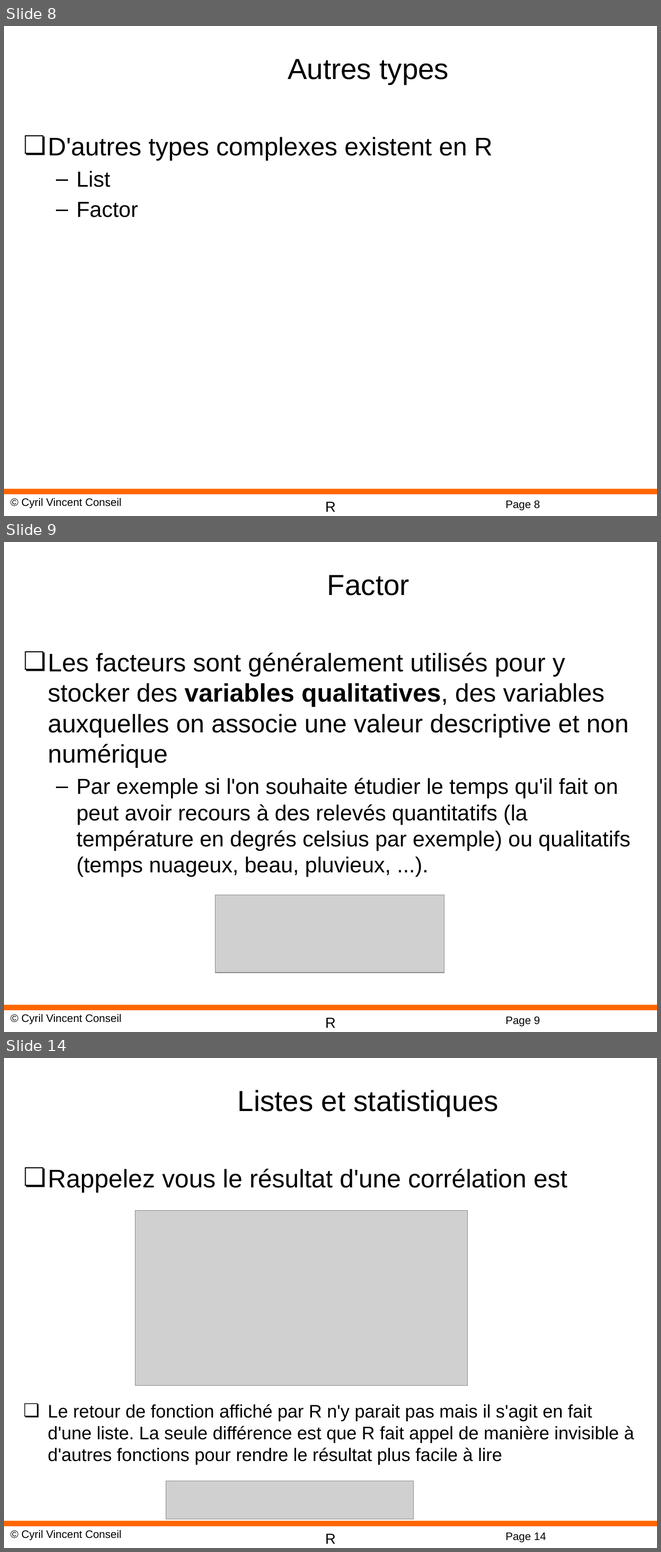
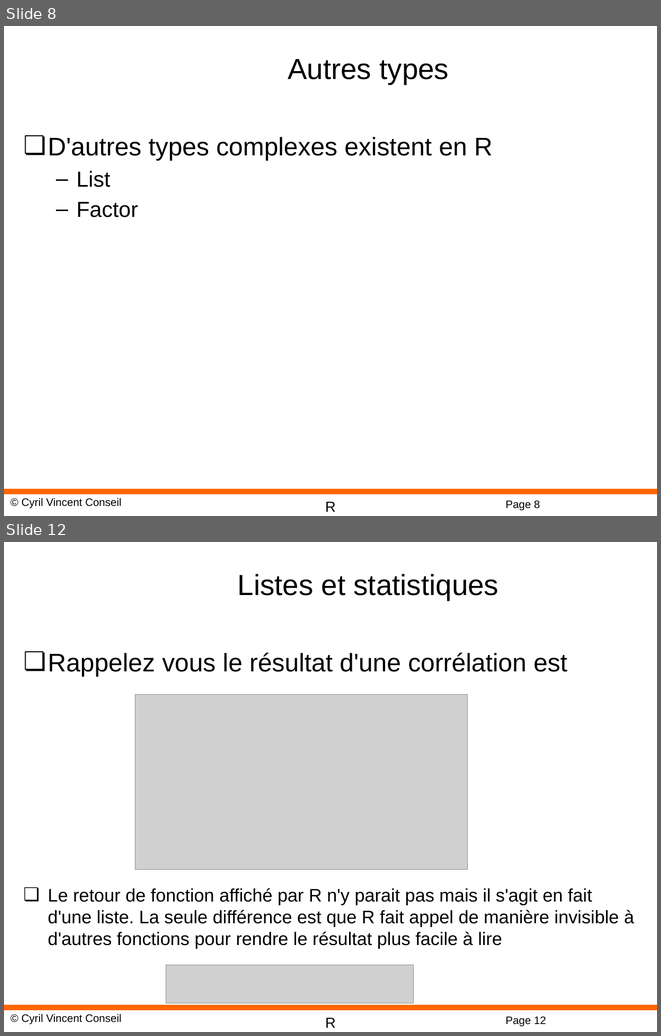
Before and after one commit to cyrilvincent/R, a slide deck: ppt/R-10-Dataframe.pptx. Shown one above the other, each under a label of ours: slides 8, 9 and 14 before the commit, slides 8 and 12 after it; the slides between them are not shown. The pictures are 661x1552 and 661x1036 pixels, drawn with LibreOffice and Linux fonts; fonts in the diff are those of the drawing; grey boxes stand for pictures; background and template pictures are left out. Boxes give left, top, right and bottom in pixels: in the first picture for what was removed or moved away, otherwise in the second. Text is boxed around its words. In the diff, an @@ line names an element or a change of style, - is before the commit and + after.

```diff
--- a/ppt/R-10-Dataframe.pptx
+++ b/ppt/R-10-Dataframe.pptx
@@ slide 9 removed at bbox=[4, 542, 657, 1032], background #FFFFFF; not listed: 4 template elements that a slide beside it also shows @@
@@ title removed at bbox=[327, 575, 409, 596] @@
-Factor
@@ text removed at bbox=[48, 652, 630, 877] @@
-❏ Les facteurs sont généralement utilisés pour y stocker des variables qualitatives, des variables auxquelles on associe une valeur descriptive et non numérique
-  – Par exemple si l'on souhaite étudier le temps qu'il fait on peut avoir recours à des relevés quantitatifs (la température en degrés celsius par exemple) ou qualitatifs (temps nuageux, beau, pluvieux, ...).
@@ picture removed at bbox=[215, 894, 444, 972] @@
@@ what was slide 14 is now slide 12 @@
@@ page number at bbox=[505, 1016, 546, 1026]: text changed @@
-Page 14
+Page 12
```
Also in this commit, not shown: 2 slides changed, 1 slide added, 2 other slides removed, 2 other files.
